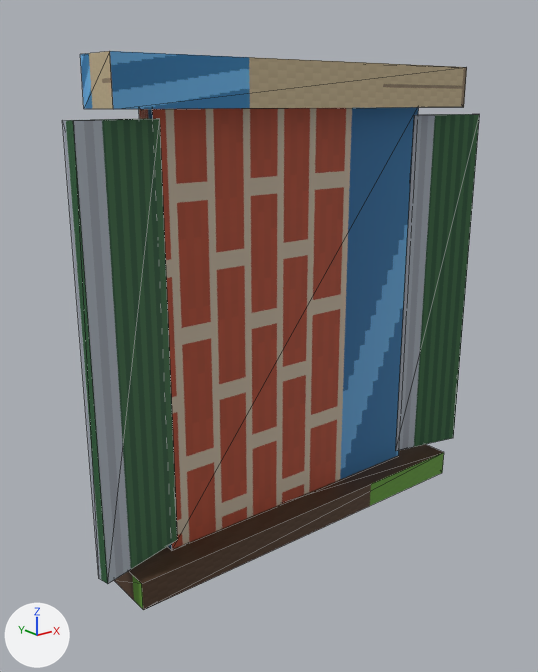
Two versions of the glTF model public/models/citykit/window-casco-lod0.glb, one commit apart.
The view is the same before and after, from a 50 mm camera at (-1.55, -1.82, 1.41) aimed at (-0.12, -0.04, 0.7). Lighting does not change. The marker at lower left points along +X, +Y and +Z. The older version comes first. Mesh edges are drawn as thin lines. Vertices at exactly the same position are counted once.

Before the edit, the objects in view are built like this:
```python
me_window_casco_lod0 = bpy.data.meshes.new('window-casco-lod0')
me_window_casco_lod0.from_pydata(...)  # 40 vertices, 60 faces; spans x -0.78..0.78, y -0.15..0.03, z -0.01..1.53
me_window_casco_lod0.materials.append(mat_kit_atlas)  # picture img_kit_atlas
ob_window_casco_lod0 = bpy.data.objects.new('window-casco-lod0', me_window_casco_lod0)
ob_window_casco_lod0.location = (0.0, 0.0, 0.0)
```
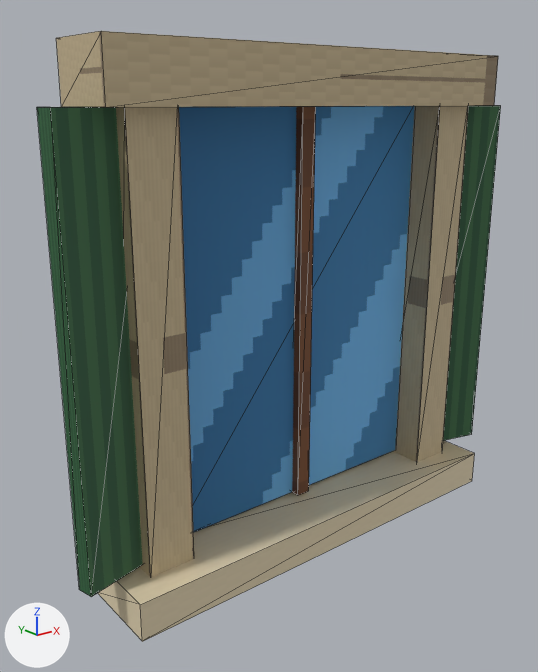
Where the change shows, as pixel boxes [x1, y1, x2, y2] in the pictures (538 x 672 px; the box of a moved part takes in the faces that stretch with it):
'window-casco-lod0', reshaped (11% wider, 9% taller)
    before: [62, 51, 480, 610]
    after: [37, 31, 501, 642]
part 1 of me_window_casco_lod0, added
    after: [98, 441, 475, 642]
part 2 of me_window_casco_lod0, added (brown)
    after: [56, 31, 498, 107]
part 3 of me_window_casco_lod0, added (brown)
    after: [116, 107, 194, 577]
part 4 of me_window_casco_lod0, added
    after: [394, 106, 468, 462]
part 5 of me_window_casco_lod0, moved or reshaped
    before: [139, 107, 418, 549]
    after: [179, 106, 415, 532]
part 6 of me_window_casco_lod0, added (brown)
    after: [292, 106, 316, 495]
part 7 of me_window_casco_lod0, moved or reshaped
    before: [395, 114, 480, 451]
    after: [37, 107, 143, 597]
part 8 of me_window_casco_lod0, moved or reshaped
    before: [62, 118, 177, 584]
    after: [443, 105, 501, 441]
part 9 of me_window_casco_lod0, deleted (brown)
    before: [114, 444, 444, 610]
part 10 of me_window_casco_lod0, deleted
    before: [80, 51, 467, 109]

Diff of the bpy script that builds the scene:
```diff
--- a/public/models/citykit/window-casco-lod0.glb.py
+++ b/public/models/citykit/window-casco-lod0.glb.py
@@ me_window_casco_lod0 @@
 # used by ob_window_casco_lod0; location = (0.0, 0.0, 0.0)
-me_window_casco_lod0.from_pydata(...)  # 40 vertices, 60 faces; spans x -0.78..0.78, y -0.15..0.03, z -0.01..1.53
+me_window_casco_lod0.from_pydata(...)  # 64 vertices, 96 faces; spans x -0.85..0.85, y -0.25..0.03, z -0.02..1.56
+# me_window_casco_lod0 part 1: a new loose piece, a box spanning x -0.74..0.74, y -0.25..0.03, z -0.02..0.1, in mat_kit_atlas (picture img_kit_atlas)
+# me_window_casco_lod0 part 2: a new loose piece, a box spanning x -0.73..0.73, y -0.21..0.03, z 1.4..1.56, in mat_kit_atlas (picture img_kit_atlas)
+# me_window_casco_lod0 part 3: a new loose piece, a box spanning x -0.65..-0.5, y -0.16..0.02, z 0.09..1.43, in mat_kit_atlas (picture img_kit_atlas)
+# me_window_casco_lod0 part 4: a new loose piece, a box spanning x 0.5..0.65, y -0.16..0.02, z 0.09..1.43, in mat_kit_atlas (picture img_kit_atlas)
+# me_window_casco_lod0 part 5: the loose piece of 8 vertices spanning x -0.52..0.52, y -0.05..0.02, z 0.08..1.4 is moved by (0.0, 0.0, 0.02)
+# me_window_casco_lod0 part 6: a new loose piece, a box spanning x -0.025..0.025, y -0.08..-0.02, z 0.11..1.41, in mat_kit_atlas (picture img_kit_atlas)
+# me_window_casco_lod0 part 7: the loose piece of 8 vertices spanning x 0.5..0.78, y -0.12..-0.02, z 0.11..1.37 is turned 27.5 degrees about the z axis through its middle and scaled by 1.02, then moved by (-1.34, -0.03, 0.02)
+# me_window_casco_lod0 part 8: the loose piece of 8 vertices spanning x -0.78..-0.5, y -0.12..-0.02, z 0.11..1.37 is turned -27.5 degrees about the z axis through its middle and scaled by 1.02, then moved by (1.34, -0.03, 0.02)
+# me_window_casco_lod0 part 9: the loose piece of 8 vertices spanning x -0.68..0.68, y -0.15..0.03, z -0.01..0.09 is deleted
+# me_window_casco_lod0 part 10: the loose piece of 8 vertices spanning x -0.67..0.67, y -0.13..0.03, z 1.39..1.53 is deleted
 me_window_casco_lod0.materials.append(mat_kit_atlas)
```
